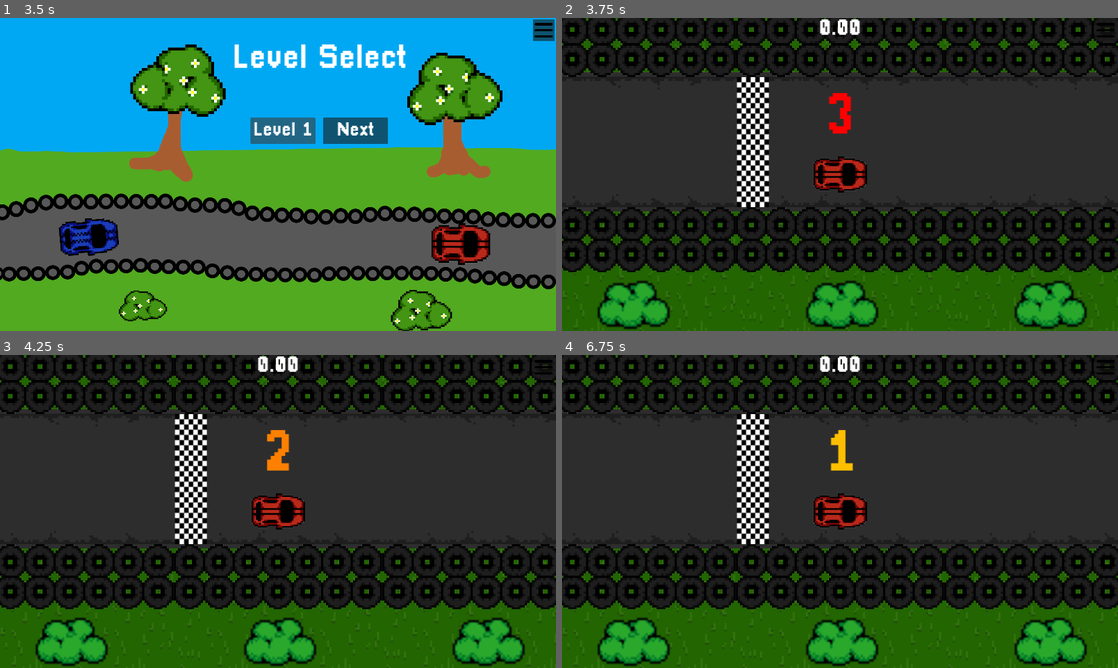
Above: before the commit, frames 1-4 (two rows, left to right).
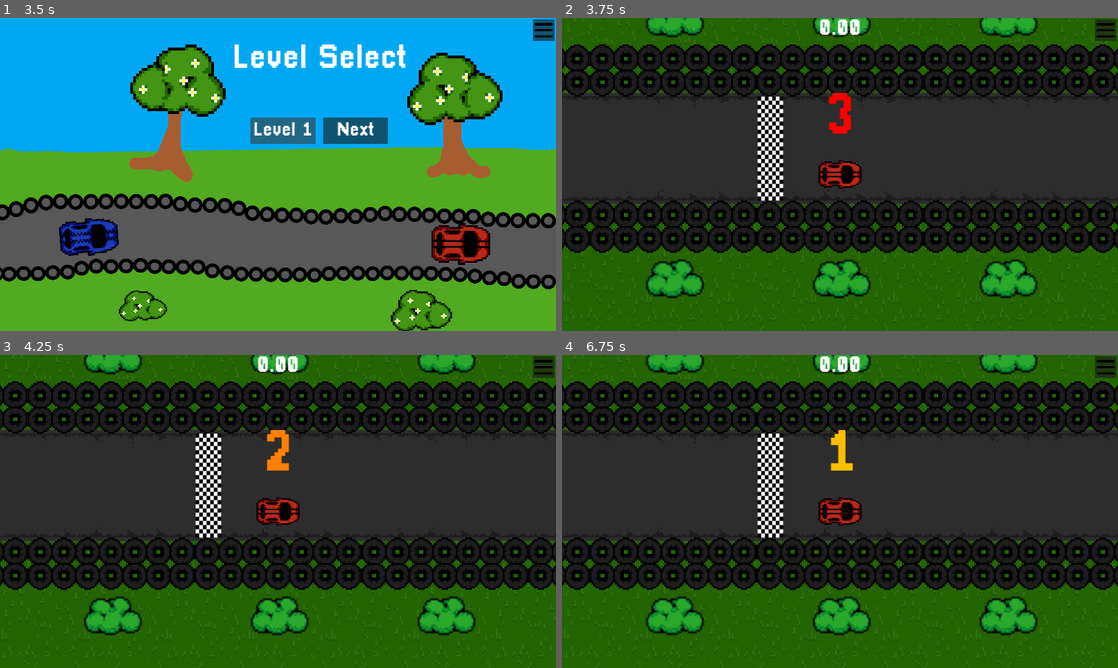
Above: after the commit, the same moments.

Repository: PixelWolf8976/BAISD-AT-at-game
Game: Godot game, scene res://Scenes/main_menu.tscn
Two runs of this game, one before a commit and one after it. Both use one fixed random seed, a clock stepped at 60 frames per second and the inputs below. Sound files missing from this copy of the repository are replaced by a short silence.
Inputs (mouse positions are in pixels of both pictures, inside the frame that each line leads up to):
- Up to frame 1 (3.5 s): click "Play" at 0.5 s; click (544, 30) at 1.27 s; click "Resume" at 2 s; click (283, 130) at 2.75 s
- Up to frame 2 (3.75 s): click "Level 1" at 3.5 s
- Up to frame 3 (4.25 s): no input
- Up to frame 4 (6.75 s): click (1106, 367) at 4.25 s; click "Resume" at 5 s; tap Enter at 5.75 s; hold D (turn_right_1) 5.78-6.53 s; hold Left (turn_left_2) 5.78-6.53 s; tap Space at 6.5 s; hold A (turn_left_1) from 6.53 s (still down); tap Right (turn_right_2) at 6.6 s

Frame 1 is identical in both runs. In frame 2, 36% of the frame differs, in the area x 0-100%, y 0-100%; in frame 3, 36%; in frame 4, 36%.

Commit message:
Added bushes

Diff:
--- a/Scenes/Player1.tscn
+++ b/Scenes/Player1.tscn
@@ -26,7 +26,7 @@
 shape = SubResource("CapsuleShape2D_laaw0")
 
 [node name="AudioStreamPlayer" type="AudioStreamPlayer" parent="."]
-process_mode = 3
+process_mode = 4
 stream = ExtResource("3_p0hf3")
 volume_db = -10.0
 pitch_scale = 0.5
--- a/Scenes/Player2.tscn
+++ b/Scenes/Player2.tscn
@@ -25,7 +25,7 @@
 shape = SubResource("CapsuleShape2D_gmaxi")
 
 [node name="AudioStreamPlayer" type="AudioStreamPlayer" parent="."]
-process_mode = 3
+process_mode = 4
 stream = ExtResource("3_ame3k")
 volume_db = -10.0
 pitch_scale = 0.5
--- a/Scenes/Track 2.tscn
+++ b/Scenes/Track 2.tscn
@@ -9,6 +9,7 @@
 [ext_resource type="Script" path="res://Resources/area_2d.gd" id="7_djers"]
 [ext_resource type="Script" path="res://Resources/area_2d_2.gd" id="8_x4fcq"]
 [ext_resource type="Texture2D" uid="uid://w2twwmhb2100" path="res://Resources/pixil-frame-0.png" id="9_sgse3"]
+[ext_resource type="Texture2D" uid="uid://b4yosigm7ennv" path="res://Resources/Tree.png" id="10_0trtk"]
 
 [sub_resource type="RectangleShape2D" id="RectangleShape2D_bn4n4"]
 size = Vector2(154, 597)
@@ -363,12 +364,232 @@
 position = Vector2(-81, 5631)
 shape = SubResource("RectangleShape2D_36ral")
 
-[node name="Sprite2D" type="Sprite2D" parent="."]
+[node name="Finish" type="Sprite2D" parent="."]
 z_index = -1
 position = Vector2(-427, 0.808691)
 rotation = 1.5708
 scale = Vector2(5.97986, 5.24803)
 texture = ExtResource("9_sgse3")
 
+[node name="Tree" type="Sprite2D" parent="."]
+position = Vector2(-7483, -3078)
+scale = Vector2(10, 10)
+texture = ExtResource("10_0trtk")
+
+[node name="Tree2" type="Sprite2D" parent="."]
+position = Vector2(-14162, -1099)
+scale = Vector2(10, 10)
+texture = ExtResource("10_0trtk")
+
+[node name="Tree3" type="Sprite2D" parent="."]
+position = Vector2(-13077, -15.0002)
+scale = Vector2(10, 10)
+texture = ExtResource("10_0trtk")
+
+[node name="Tree4" type="Sprite2D" parent="."]
+position = Vector2(-11593, -1822)
+scale = Vector2(10, 10)
+texture = ExtResource("10_0trtk")
+
+[node name="Tree5" type="Sprite2D" parent="."]
+position = Vector2(-7383, 315)
+scale = Vector2(10, 10)
+texture = ExtResource("10_0trtk")
+
+[node name="Tree6" type="Sprite2D" parent="."]
+position = Vector2(-8253, -612)
+scale = Vector2(10, 10)
+texture = ExtResource("10_0trtk")
+
+[node name="Tree7" type="Sprite2D" parent="."]
+position = Vector2(-9806, -2736)
+scale = Vector2(10, 10)
+texture = ExtResource("10_0trtk")
+
+[node name="Tree8" type="Sprite2D" parent="."]
+position = Vector2(-9079, -1510)
+scale = Vector2(10, 10)
+texture = ExtResource("10_0trtk")
+
+[node name="Tree9" type="Sprite2D" parent="."]
+position = Vector2(-6001, -1767)
+scale = Vector2(10, 10)
+texture = ExtResource("10_0trtk")
+
+[node name="Tree10" type="Sprite2D" parent="."]
+position = Vector2(-6785, -2365)
+scale = Vector2(10, 10)
+texture = ExtResource("10_0trtk")
+
+[node name="Tree11" type="Sprite2D" parent="."]
+position = Vector2(-270.001, 4135)
+scale = Vector2(10, 10)
+texture = ExtResource("10_0trtk")
+
+[node name="Tree12" type="Sprite2D" parent="."]
+position = Vector2(-10074, 2027)
+scale = Vector2(10, 10)
+texture = ExtResource("10_0trtk")
+
+[node name="Tree13" type="Sprite2D" parent="."]
+position = Vector2(-9375, 2776)
+scale = Vector2(10, 10)
+texture = ExtResource("10_0trtk")
+
+[node name="Tree14" type="Sprite2D" parent="."]
+position = Vector2(-8677, 3411)
+scale = Vector2(10, 10)
+texture = ExtResource("10_0trtk")
+
+[node name="Tree15" type="Sprite2D" parent="."]
+position = Vector2(-7953, 4135)
+scale = Vector2(10, 10)
+texture = ExtResource("10_0trtk")
+
+[node name="Tree16" type="Sprite2D" parent="."]
+position = Vector2(-9401, 6015)
+scale = Vector2(10, 10)
+texture = ExtResource("10_0trtk")
+
+[node name="Tree17" type="Sprite2D" parent="."]
+position = Vector2(-10264, 5265)
+scale = Vector2(10, 10)
+texture = ExtResource("10_0trtk")
+
+[node name="Tree18" type="Sprite2D" parent="."]
+position = Vector2(-10937, 4440)
+scale = Vector2(10, 10)
+texture = ExtResource("10_0trtk")
+
+[node name="Tree19" type="Sprite2D" parent="."]
+position = Vector2(-11839, 3716)
+scale = Vector2(10, 10)
+texture = ExtResource("10_0trtk")
+
+[node name="Tree20" type="Sprite2D" parent="."]
+position = Vector2(-12512, 2789)
+scale = Vector2(10, 10)
+texture = ExtResource("10_0trtk")
+
+[node name="Tree21" type="Sprite2D" parent="."]
+position = Vector2(1416, 5886)
+scale = Vector2(10, 10)
+texture = ExtResource("10_0trtk")
+
+[node name="Tree22" type="Sprite2D" parent="."]
+position = Vector2(1988, 5289)
+scale = Vector2(10, 10)
+texture = ExtResource("10_0trtk")
+
+[node name="Tree23" type="Sprite2D" parent="."]
+position = Vector2(2610, 4692)
+scale = Vector2(10, 10)
+texture = ExtResource("10_0trtk")
+
+[node name="Tree24" type="Sprite2D" parent="."]
+position = Vector2(3207, 4019)
+scale = Vector2(10, 10)
+texture = ExtResource("10_0trtk")
+
+[node name="Tree25" type="Sprite2D" parent="."]
+position = Vector2(3918, 3346)
+scale = Vector2(10, 10)
+texture = ExtResource("10_0trtk")
+
+[node name="Tree26" type="Sprite2D" parent="."]
+position = Vector2(4527, 2445)
+scale = Vector2(10, 10)
+texture = ExtResource("10_0trtk")
+
+[node name="Tree27" type="Sprite2D" parent="."]
+position = Vector2(2203, 1949)
+scale = Vector2(10, 10)
+texture = ExtResource("10_0trtk")
+
+[node name="Tree28" type="Sprite2D" parent="."]
+position = Vector2(1569, 2521)
+scale = Vector2(10, 10)
+texture = ExtResource("10_0trtk")
+
+[node name="Tree29" type="Sprite2D" parent="."]
+position = Vector2(1061, 3029)
+scale = Vector2(10, 10)
+texture = ExtResource("10_0trtk")
+
+[node name="Tree30" type="Sprite2D" parent="."]
+position = Vector2(476, 3511)
+scale = Vector2(10, 10)
+texture = ExtResource("10_0trtk")
+
+[node name="Tree31" type="Sprite2D" parent="."]
+position = Vector2(5148, -9395)
+scale = Vector2(10, 10)
+texture = ExtResource("10_0trtk")
+
+[node name="Tree32" type="Sprite2D" parent="."]
+position = Vector2(10101, -9382)
+scale = Vector2(10, 10)
+texture = ExtResource("10_0trtk")
+
+[node name="Tree33" type="Sprite2D" parent="."]
+position = Vector2(10926, -8786)
+scale = Vector2(10, 10)
+texture = ExtResource("10_0trtk")
+
+[node name="Tree34" type="Sprite2D" parent="."]
+position = Vector2(11625, -7998)
+scale = Vector2(10, 10)
+texture = ExtResource("10_0trtk")
+
+[node name="Tree35" type="Sprite2D" parent="."]
+position = Vector2(12234, -7351)
+scale = Vector2(10, 10)
+texture = ExtResource("10_0trtk")
+
+[node name="Tree36" type="Sprite2D" parent="."]
+position = Vector2(12882, -6512)
+scale = Vector2(10, 10)
+texture = ExtResource("10_0trtk")
+
+[node name="Tree37" type="Sprite2D" parent="."]
+position = Vector2(10706, 306)
+scale = Vector2(10, 10)
+texture = ExtResource("10_0trtk")
+
+[node name="Tree38" type="Sprite2D" parent="."]
+position = Vector2(11522, -343)
+scale = Vector2(10, 10)
+texture = ExtResource("10_0trtk")
+
+[node name="Tree39" type="Sprite2D" parent="."]
+position = Vector2(12307, -1143)
+scale = Vector2(10, 10)
+texture = ExtResource("10_0trtk")
+
+[node name="Tree40" type="Sprite2D" parent="."]
+position = Vector2(12911, -2140)
+scale = Vector2(10, 10)
+texture = ExtResource("10_0trtk")
+
+[node name="Tree41" type="Sprite2D" parent="."]
+position = Vector2(2406, -6694)
+scale = Vector2(10, 10)
+texture = ExtResource("10_0trtk")
+
+[node name="Tree42" type="Sprite2D" parent="."]
+position = Vector2(3192, -7490)
+scale = Vector2(10, 10)
+texture = ExtResource("10_0trtk")
+
+[node name="Tree43" type="Sprite2D" parent="."]
+position = Vector2(3853, -8252)
+scale = Vector2(10, 10)
+texture = ExtResource("10_0trtk")
+
+[node name="Tree44" type="Sprite2D" parent="."]
+position = Vector2(4538, -8900)
+scale = Vector2(10, 10)
+texture = ExtResource("10_0trtk")
+
 [connection signal="body_entered" from="Area2D" to="Area2D" method="_on_body_entered"]
 [connection signal="body_entered" from="Area2D2" to="Area2D2" method="_on_body_entered"]
--- a/Scenes/Track 3.tscn
+++ b/Scenes/Track 3.tscn
@@ -6,6 +6,7 @@
 [ext_resource type="TileSet" uid="uid://m4esxg8uqc8u" path="res://Resources/background.tres" id="4_7hf1b"]
 [ext_resource type="Script" path="res://Resources/area_2d.gd" id="5_ovkfq"]
 [ext_resource type="Script" path="res://Resources/area_2d_2.gd" id="6_okqm7"]
+[ext_resource type="Texture2D" uid="uid://bs15q7uau5mxj" path="res://Resources/Bush.png" id="7_820gs"]
 [ext_resource type="Texture2D" uid="uid://w2twwmhb2100" path="res://Resources/pixil-frame-0.png" id="7_gkydx"]
 
 [sub_resource type="RectangleShape2D" id="RectangleShape2D_aa82d"]
@@ -383,6 +384,11 @@
 position = Vector2(6098, 5254)
 shape = SubResource("RectangleShape2D_wc105")
 
+[node name="Bush" type="Sprite2D" parent="."]
+position = Vector2(-541, -1129)
+scale = Vector2(10, 10)
+texture = ExtResource("7_820gs")
+
 [node name="Sprite2D" type="Sprite2D" parent="."]
 z_index = -1
 position = Vector2(-427, 0.808691)
@@ -390,5 +396,360 @@
 scale = Vector2(5.97986, 5.24803)
 texture = ExtResource("7_gkydx")
 
+[node name="Bush2" type="Sprite2D" parent="."]
+position = Vector2(-13668, -202)
+scale = Vector2(10, 10)
+texture = ExtResource("7_820gs")
+
+[node name="Bush3" type="Sprite2D" parent="."]
+position = Vector2(-13405, -868)
+scale = Vector2(10, 10)
+texture = ExtResource("7_820gs")
+
+[node name="Bush4" type="Sprite2D" parent="."]
+position = Vector2(-12986, -1220)
+scale = Vector2(10, 10)
+texture = ExtResource("7_820gs")
+
+[node name="Bush5" type="Sprite2D" parent="."]
+position = Vector2(-12567, -1672)
+scale = Vector2(10, 10)
+texture = ExtResource("7_820gs")
+
+[node name="Bush6" type="Sprite2D" parent="."]
+position = Vector2(-12149, -2045)
+scale = Vector2(10, 10)
+texture = ExtResource("7_820gs")
+
+[node name="Bush7" type="Sprite2D" parent="."]
+position = Vector2(-11255, -2871)
+scale = Vector2(10, 10)
+texture = ExtResource("7_820gs")
+
+[node name="Bush8" type="Sprite2D" parent="."]
+position = Vector2(-10814, -3358)
+scale = Vector2(10, 10)
+texture = ExtResource("7_820gs")
+
+[node name="Bush9" type="Sprite2D" parent="."]
+position = Vector2(-9649, -4206)
+scale = Vector2(10, 10)
+texture = ExtResource("7_820gs")
+
+[node name="Bush10" type="Sprite2D" parent="."]
+position = Vector2(-10418, -3821)
+scale = Vector2(10, 10)
+texture = ExtResource("7_820gs")
+
+[node name="Bush11" type="Sprite2D" parent="."]
+position = Vector2(-11732, -2473)
+scale = Vector2(10, 10)
+texture = ExtResource("7_820gs")
+
+[node name="Bush12" type="Sprite2D" parent="."]
+position = Vector2(-4037, -4206)
+scale = Vector2(10, 10)
+texture = ExtResource("7_820gs")
+
+[node name="Bush13" type="Sprite2D" parent="."]
+position = Vector2(-3505, -4161)
+scale = Vector2(10, 10)
+texture = ExtResource("7_820gs")
+
+[node name="Bush14" type="Sprite2D" parent="."]
+position = Vector2(-3181, -3787)
+scale = Vector2(10, 10)
+texture = ExtResource("7_820gs")
+
+[node name="Bush15" type="Sprite2D" parent="."]
+position = Vector2(-2795, -3446)
+scale = Vector2(10, 10)
+texture = ExtResource("7_820gs")
+
+[node name="Bush16" type="Sprite2D" parent="."]
+position = Vector2(-2400, -3051)
+scale = Vector2(10, 10)
+texture = ExtResource("7_820gs")
+
+[node name="Bush17" type="Sprite2D" parent="."]
+position = Vector2(-2023, -2629)
+scale = Vector2(10, 10)
+texture = ExtResource("7_820gs")
+
+[node name="Bush18" type="Sprite2D" parent="."]
+position = Vector2(-1610, -2278)
+scale = Vector2(10, 10)
+texture = ExtResource("7_820gs")
+
+[node name="Bush19" type="Sprite2D" parent="."]
+position = Vector2(-1250, -1820)
+scale = Vector2(10, 10)
+texture = ExtResource("7_820gs")
+
+[node name="Bush20" type="Sprite2D" parent="."]
+position = Vector2(-945, -1506)
+scale = Vector2(10, 10)
+texture = ExtResource("7_820gs")
+
+[node name="Bush21" type="Sprite2D" parent="."]
+position = Vector2(16752, 8902)
+scale = Vector2(10, 10)
+texture = ExtResource("7_820gs")
+
+[node name="Bush22" type="Sprite2D" parent="."]
+position = Vector2(18365, 7209)
+scale = Vector2(10, 10)
+texture = ExtResource("7_820gs")
+
+[node name="Bush23" type="Sprite2D" parent="."]
+position = Vector2(19453, 5959)
+scale = Vector2(10, 10)
+texture = ExtResource("7_820gs")
+
+[node name="Bush24" type="Sprite2D" parent="."]
+position = Vector2(19425, -129)
+scale = Vector2(10, 10)
+texture = ExtResource("7_820gs")
+
+[node name="Bush25" type="Sprite2D" parent="."]
+position = Vector2(19487, -759)
+scale = Vector2(10, 10)
+texture = ExtResource("7_820gs")
+
+[node name="Bush26" type="Sprite2D" parent="."]
+position = Vector2(19007, -1202)
+scale = Vector2(10, 10)
+texture = ExtResource("7_820gs")
+
+[node name="Bush27" type="Sprite2D" parent="."]
+position = Vector2(18552, -1610)
+scale = Vector2(10, 10)
+texture = ExtResource("7_820gs")
+
+[node name="Bush28" type="Sprite2D" parent="."]
+position = Vector2(18144, -2017)
+scale = Vector2(10, 10)
+texture = ExtResource("7_820gs")
+
+[node name="Bush29" type="Sprite2D" parent="."]
+position = Vector2(17725, -2485)
+scale = Vector2(10, 10)
+texture = ExtResource("7_820gs")
+
+[node name="Bush30" type="Sprite2D" parent="."]
+position = Vector2(17281, -2904)
+scale = Vector2(10, 10)
+texture = ExtResource("7_820gs")
+
+[node name="Bush31" type="Sprite2D" parent="."]
+position = Vector2(16802, -3300)
+scale = Vector2(10, 10)
+texture = ExtResource("7_820gs")
+
+[node name="Bush32" type="Sprite2D" parent="."]
+position = Vector2(16238, -3767)
+scale = Vector2(10, 10)
+texture = ExtResource("7_820gs")
+
+[node name="Bush33" type="Sprite2D" parent="."]
+position = Vector2(15375, -4235)
+scale = Vector2(10, 10)
+texture = ExtResource("7_820gs")
+
+[node name="Bush34" type="Sprite2D" parent="."]
+position = Vector2(6445, -1502)
+scale = Vector2(10, 10)
+texture = ExtResource("7_820gs")
+
+[node name="Bush35" type="Sprite2D" parent="."]
+position = Vector2(6949, -1993)
+scale = Vector2(10, 10)
+texture = ExtResource("7_820gs")
+
+[node name="Bush36" type="Sprite2D" parent="."]
+position = Vector2(7368, -2341)
+scale = Vector2(10, 10)
+texture = ExtResource("7_820gs")
+
+[node name="Bush37" type="Sprite2D" parent="."]
+position = Vector2(7872, -2844)
+scale = Vector2(10, 10)
+texture = ExtResource("7_820gs")
+
+[node name="Bush38" type="Sprite2D" parent="."]
+position = Vector2(8243, -3228)
+scale = Vector2(10, 10)
+texture = ExtResource("7_820gs")
+
+[node name="Bush39" type="Sprite2D" parent="."]
+position = Vector2(8819, -3743)
+scale = Vector2(10, 10)
+texture = ExtResource("7_820gs")
+
+[node name="Bush40" type="Sprite2D" parent="."]
+position = Vector2(9718, -4139)
+scale = Vector2(10, 10)
+texture = ExtResource("7_820gs")
+
+[node name="Bush41" type="Sprite2D" parent="."]
+position = Vector2(8448, 8732)
+scale = Vector2(10, 10)
+texture = ExtResource("7_820gs")
+
+[node name="Bush42" type="Sprite2D" parent="."]
+position = Vector2(6696, 6920)
+scale = Vector2(10, 10)
+texture = ExtResource("7_820gs")
+
+[node name="Bush43" type="Sprite2D" parent="."]
+position = Vector2(-9460, 9549)
+scale = Vector2(10, 10)
+texture = ExtResource("7_820gs")
+
+[node name="Bush44" type="Sprite2D" parent="."]
+position = Vector2(-10282, 9261)
+scale = Vector2(10, 10)
+texture = ExtResource("7_820gs")
+
+[node name="Bush45" type="Sprite2D" parent="."]
+position = Vector2(-10697, 8735)
+scale = Vector2(10, 10)
+texture = ExtResource("7_820gs")
+
+[node name="Bush46" type="Sprite2D" parent="."]
+position = Vector2(-11155, 8294)
+scale = Vector2(10, 10)
+texture = ExtResource("7_820gs")
+
+[node name="Bush47" type="Sprite2D" parent="."]
+position = Vector2(-11638, 7879)
+scale = Vector2(10, 10)
+texture = ExtResource("7_820gs")
+
+[node name="Bush48" type="Sprite2D" parent="."]
+position = Vector2(-12121, 7421)
+scale = Vector2(10, 10)
+texture = ExtResource("7_820gs")
+
+[node name="Bush49" type="Sprite2D" parent="."]
+position = Vector2(-12545, 6989)
+scale = Vector2(10, 10)
+texture = ExtResource("7_820gs")
+
+[node name="Bush50" type="Sprite2D" parent="."]
+position = Vector2(-12994, 6557)
+scale = Vector2(10, 10)
+texture = ExtResource("7_820gs")
+
+[node name="Bush51" type="Sprite2D" parent="."]
+position = Vector2(-13450, 6175)
+scale = Vector2(10, 10)
+texture = ExtResource("7_820gs")
+
+[node name="Bush52" type="Sprite2D" parent="."]
+position = Vector2(-13766, 5655)
+scale = Vector2(10, 10)
+texture = ExtResource("7_820gs")
+
+[node name="Bush53" type="Sprite2D" parent="."]
+position = Vector2(-3252, 9417)
+scale = Vector2(10, 10)
+texture = ExtResource("7_820gs")
+
+[node name="Bush54" type="Sprite2D" parent="."]
+position = Vector2(-2724, 8809)
+scale = Vector2(10, 10)
+texture = ExtResource("7_820gs")
+
+[node name="Bush55" type="Sprite2D" parent="."]
+position = Vector2(-2372, 8409)
+scale = Vector2(10, 10)
+texture = ExtResource("7_820gs")
+
+[node name="Bush56" type="Sprite2D" parent="."]
+position = Vector2(-1924, 8009)
+scale = Vector2(10, 10)
+texture = ExtResource("7_820gs")
+
+[node name="Bush57" type="Sprite2D" parent="."]
+position = Vector2(-1492, 7609)
+scale = Vector2(10, 10)
+texture = ExtResource("7_820gs")
+
+[node name="Bush58" type="Sprite2D" parent="."]
+position = Vector2(-1156, 7209)
+scale = Vector2(10, 10)
+texture = ExtResource("7_820gs")
+
+[node name="Bush59" type="Sprite2D" parent="."]
+position = Vector2(-756, 6809)
+scale = Vector2(10, 10)
+texture = ExtResource("7_820gs")
+
+[node name="Bush60" type="Sprite2D" parent="."]
+position = Vector2(-276, 6409)
+scale = Vector2(10, 10)
+texture = ExtResource("7_820gs")
+
+[node name="Bush61" type="Sprite2D" parent="."]
+position = Vector2(7737, 7921)
+scale = Vector2(10, 10)
+texture = ExtResource("7_820gs")
+
+[node name="Bush62" type="Sprite2D" parent="."]
+position = Vector2(7194, 7429)
+scale = Vector2(10, 10)
+texture = ExtResource("7_820gs")
+
+[node name="Bush63" type="Sprite2D" parent="."]
+position = Vector2(6306, 6490)
+scale = Vector2(10, 10)
+texture = ExtResource("7_820gs")
+
+[node name="Bush64" type="Sprite2D" parent="."]
+position = Vector2(15428, 9484)
+scale = Vector2(10, 10)
+texture = ExtResource("7_820gs")
+
+[node name="Bush65" type="Sprite2D" parent="."]
+position = Vector2(9641, 9488)
+scale = Vector2(10, 10)
+texture = ExtResource("7_820gs")
+
+[node name="Bush66" type="Sprite2D" parent="."]
+position = Vector2(8887, 9219)
+scale = Vector2(10, 10)
+texture = ExtResource("7_820gs")
+
+[node name="Bush67" type="Sprite2D" parent="."]
+position = Vector2(8052, 8348)
+scale = Vector2(10, 10)
+texture = ExtResource("7_820gs")
+
+[node name="Bush68" type="Sprite2D" parent="."]
+position = Vector2(19585, 5286)
+scale = Vector2(10, 10)
+texture = ExtResource("7_820gs")
+
+[node name="Bush69" type="Sprite2D" parent="."]
+position = Vector2(18966, 6672)
+scale = Vector2(10, 10)
+texture = ExtResource("7_820gs")
+
+[node name="Bush70" type="Sprite2D" parent="."]
+position = Vector2(17682, 7849)
+scale = Vector2(10, 10)
+texture = ExtResource("7_820gs")
+
+[node name="Bush71" type="Sprite2D" parent="."]
+position = Vector2(17157, 8448)
+scale = Vector2(10, 10)
+texture = ExtResource("7_820gs")
+
+[node name="Bush72" type="Sprite2D" parent="."]
+position = Vector2(16222, 9242)
+scale = Vector2(10, 10)
+texture = ExtResource("7_820gs")
+
 [connection signal="body_entered" from="Area2D" to="Area2D" method="_on_body_entered"]
 [connection signal="body_entered" from="Area2D2" to="Area2D2" method="_on_body_entered"]
--- a/Scenes/splitscreen test.tscn
+++ b/Scenes/splitscreen test.tscn
@@ -42,16 +42,15 @@
 
 [node name="SubViewport1" type="SubViewport" parent="HBoxContainer/Viewport1"]
 handle_input_locally = false
-size = Vector2i(2, 2)
+size = Vector2i(958, 1080)
 render_target_update_mode = 4
 
 [node name="Camera2D" type="Camera2D" parent="HBoxContainer/Viewport1/SubViewport1"]
 process_mode = 3
-zoom = Vector2(0.75, 0.75)
+zoom = Vector2(0.6, 0.6)
 script = ExtResource("2_xgshd")
 
 [node name="AudioListener2D" type="AudioListener2D" parent="HBoxContainer/Viewport1/SubViewport1/Camera2D"]
-current = true
 
 [node name="Player1" parent="HBoxContainer/Viewport1/SubViewport1" instance=ExtResource("3_bf0t6")]
 unique_name_in_owner = true
@@ -68,12 +67,12 @@
 
 [node name="SubViewport2" type="SubViewport" parent="HBoxContainer/Viewport2"]
 handle_input_locally = false
-size = Vector2i(2, 2)
+size = Vector2i(958, 1080)
 render_target_update_mode = 4
 
 [node name="Camera2D" type="Camera2D" parent="HBoxContainer/Viewport2/SubViewport2"]
 process_mode = 3
-zoom = Vector2(0.75, 0.75)
+zoom = Vector2(0.6, 0.6)
 script = ExtResource("8_86p24")
 
 [node name="StopwatchUI" parent="." instance=ExtResource("6_y7r0x")]
Not shown: 1 places in Scenes/Track 2.tscn that only renumber resources
Not shown: 1 places in Scenes/Track 3.tscn that only renumber resources
